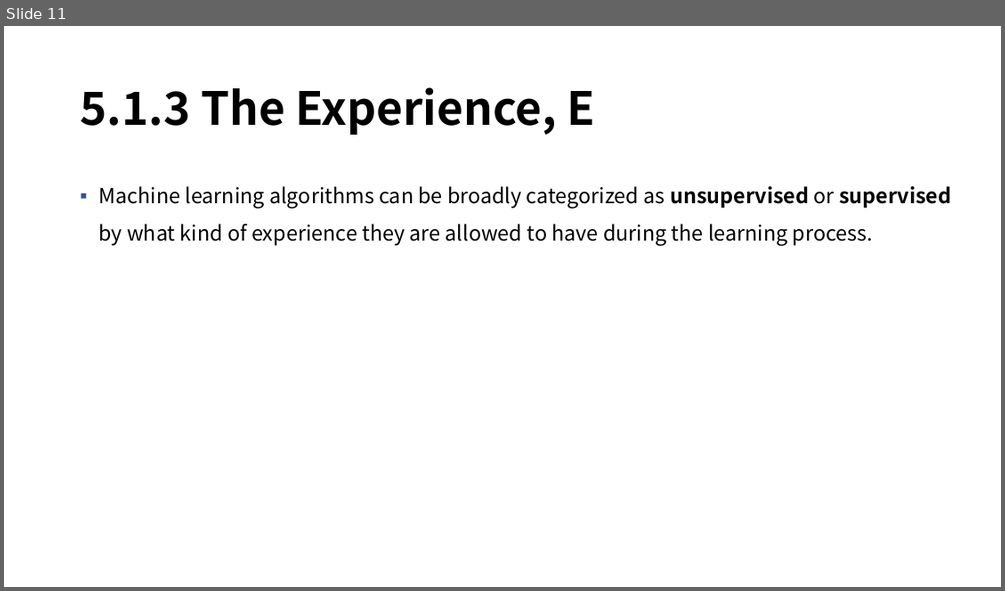
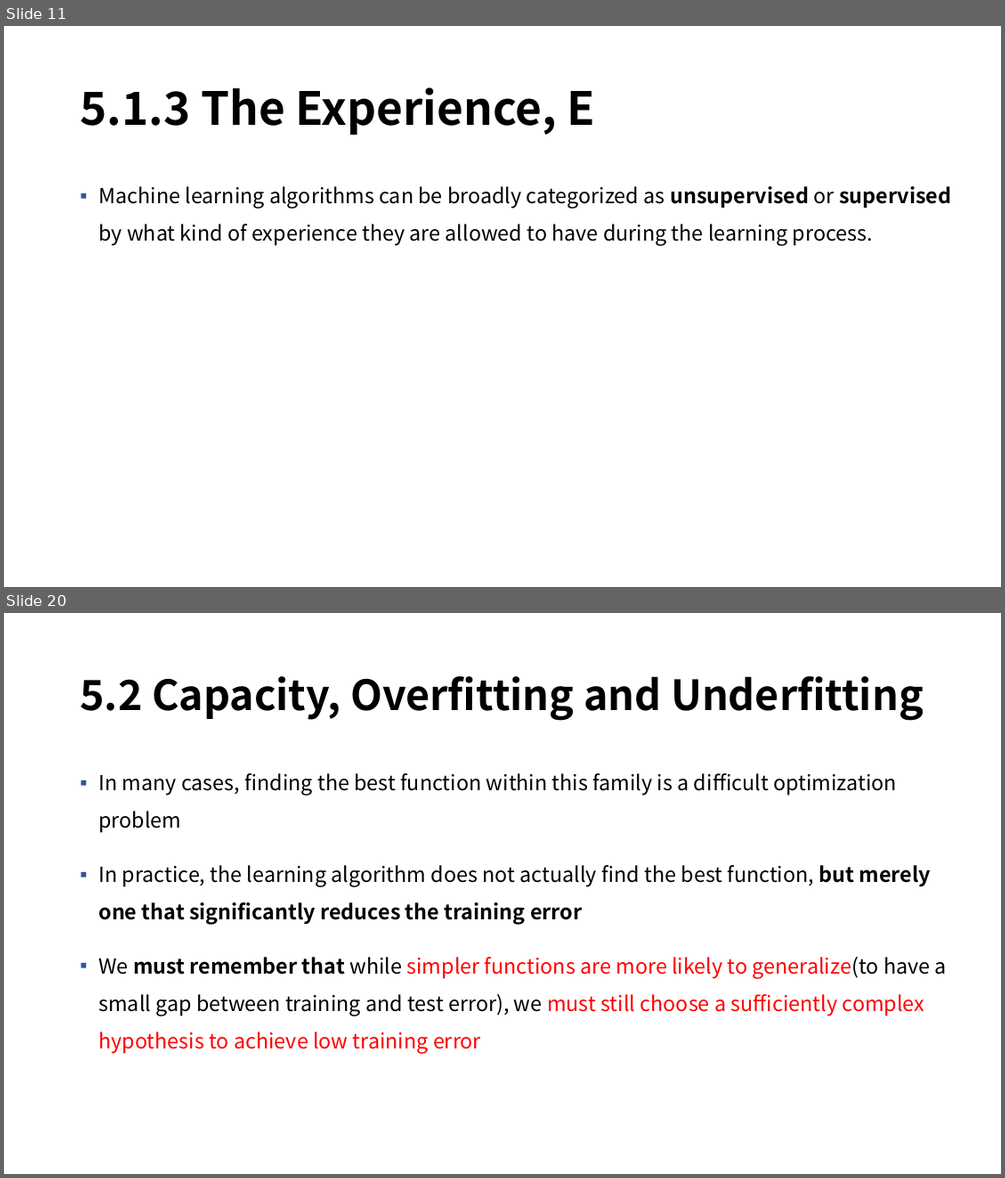
Before and after one commit to mmvv11/GraduateStudies, a slide deck: DeepLearningStudy/5-1. Machine Learning Basics, 230210, 정지운.pptx. Shown one above the other, each under a label of ours: slide 11 before the commit, slides 11 and 20 after it; the slides between them are not shown. The pictures are 1005x591 and 1005x1178 pixels, drawn with LibreOffice and Linux fonts; fonts in the diff are those of the drawing; background and template pictures are left out. Boxes give left, top, right and bottom in pixels: in the first picture for what was removed or moved away, otherwise in the second. Text is boxed around its words. In the diff, an @@ line names an element or a change of style, - is before the commit and + after.

```diff
--- a/DeepLearningStudy/5-1. Machine Learning Basics, 230210, 정지운.pptx
+++ b/DeepLearningStudy/5-1. Machine Learning Basics, 230210, 정지운.pptx
@@ slide 20 added at box(4, 613, 1001, 1174), background picture (left out) @@
@@ title added at box(80, 676, 923, 721), 40 pt, text #000000, bold @@
+5.2 Capacity, Overfitting and Underfitting
@@ text added at box(98, 773, 947, 1054), 20 pt, text #000000 @@
+▪ In many cases, finding the best function within this family is a diﬃcult optimization problem
+▪ In practice, the learning algorithm does not actually ﬁnd the best function, but merely one that signiﬁcantly reduces the training error
+▪ We must remember that while simpler functions are more likely to generalize(to have a small gap between training and test error), we must still choose a suﬃciently complex hypothesis to achieve low training error
```
Also in this commit, not shown: 1 slide changed, 10 other slides added.
